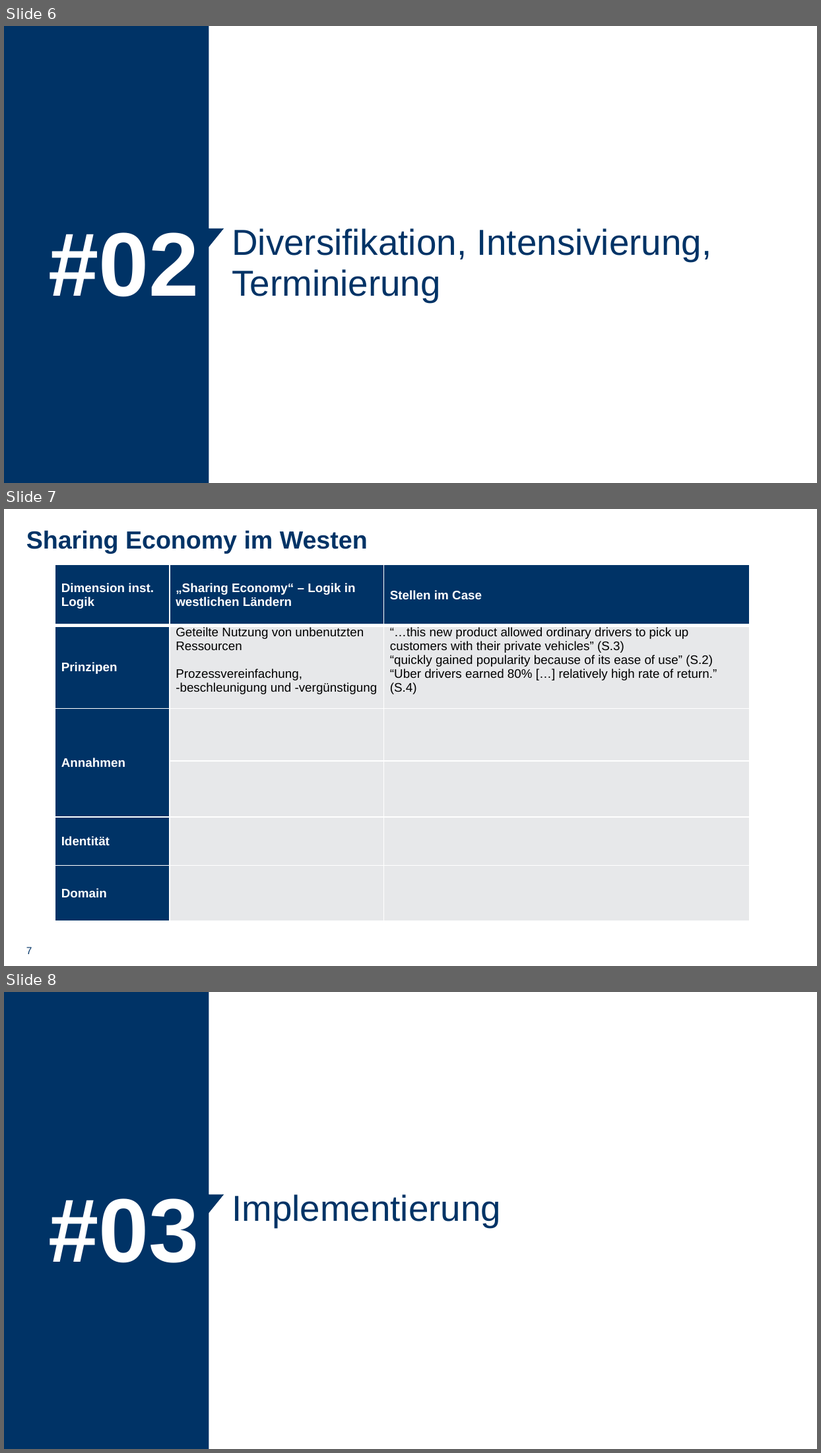
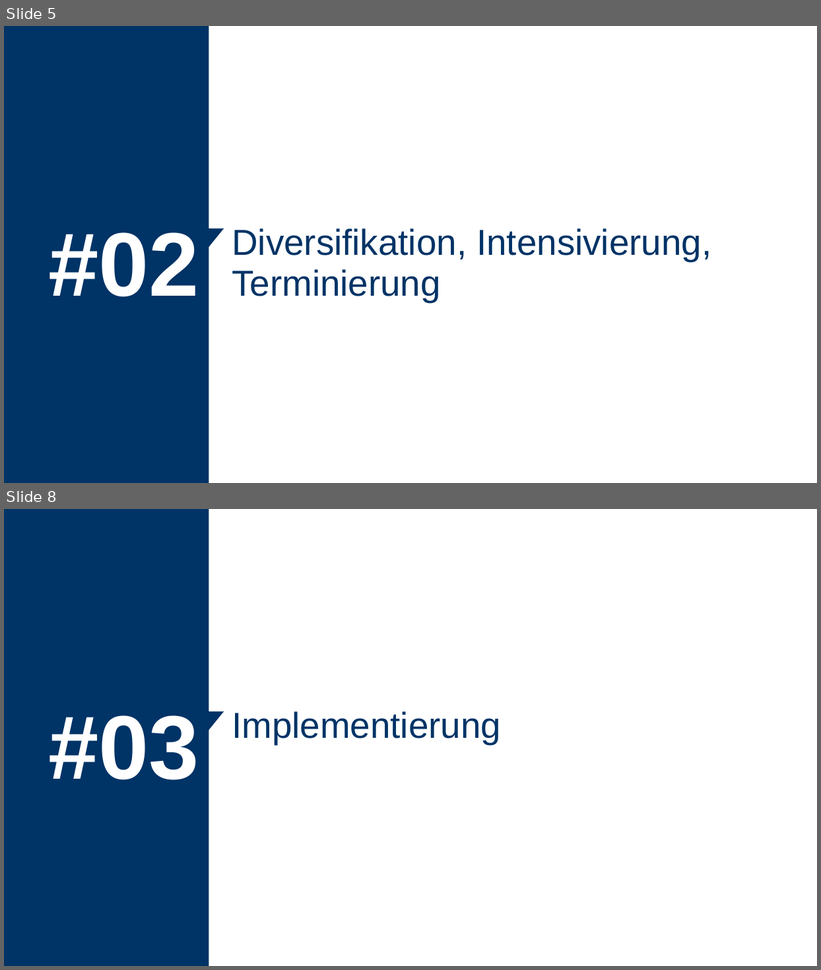
Before and after one commit to Shark919/Metaheuristiken, a slide deck: presentations/AntColonyOptimization_P1.pptx. Shown one above the other, each under a label of ours: slides 6, 7 and 8 before the commit, slides 5 and 8 after it; the slides between them are not shown. The pictures are 821x1453 and 821x970 pixels, drawn with LibreOffice and Linux fonts; fonts in the diff are those of the drawing. Boxes give left, top, right and bottom in pixels: in the first picture for what was removed or moved away, otherwise in the second. Text is boxed around its words. In the diff, an @@ line names an element or a change of style, - is before the commit and + after.

```diff
--- a/presentations/AntColonyOptimization_P1.pptx
+++ b/presentations/AntColonyOptimization_P1.pptx
@@ slide 7 removed at bbox=[4, 509, 817, 966], background #FFFFFF @@
@@ title removed at bbox=[26, 530, 368, 553] @@
-Sharing Economy im Westen
@@ table removed at bbox=[55, 565, 750, 929], 6 rows, 3 columns @@
-Dimension inst. Logik | „Sharing Economy“ – Logik in westlichen Ländern | Stellen im Case
-Prinzipen | Geteilte Nutzung von unbenutzten Ressourcen / Prozessvereinfachung, -beschleunigung und -vergünstigung | “…this new product allowed ordinary drivers to pick up customers with their private vehicles” (S.3) / “quickly gained popularity because of its ease of use” (S.2) / “Uber drivers earned 80% […] relatively high rate of return.” (S.4)
-Annahmen |  | 
- |  | 
-Identität |  | 
-Domain |  | 
@@ page number removed at bbox=[26, 947, 32, 955] @@
-7
@@ what was slide 6 is now slide 5 @@
```
Also in this commit, not shown: 1 slide changed, 4 slides added, 2 other slides removed, 3 other files.
